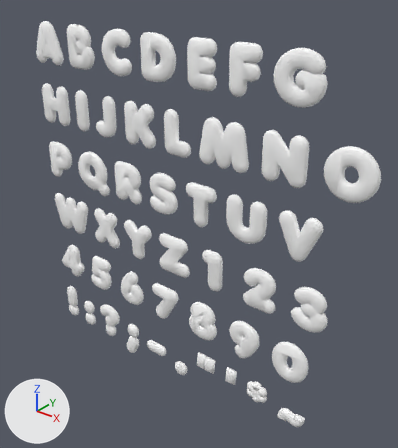
The FBX model assets/type.fbx: old version first, new version second.
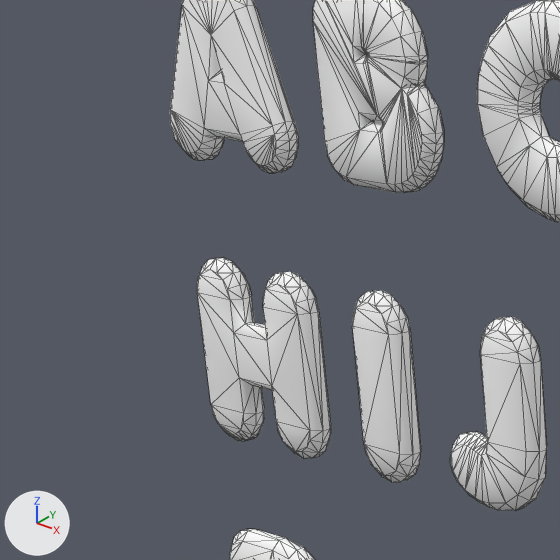
There are two pictures of each version: one whole from a camera (50 mm lens) standing at (2.549, -1.847, 0.494) and looking at (0.987, 0.106, -0.717), one close up on the part from 0% to 30% of the width and 6% to 33% of the height. Every picture has the same lights, and +X, +Y and +Z are marked at lower left. The close-ups show mesh edges as thin lines. Where no turn or scale is listed for an object, it has been applied to the vertices.

Names of what the first close-up shows: 'A', 'B', 'C', 'H', 'I', 'J', 'P'.
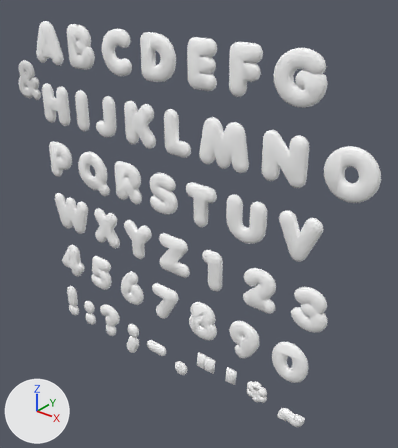
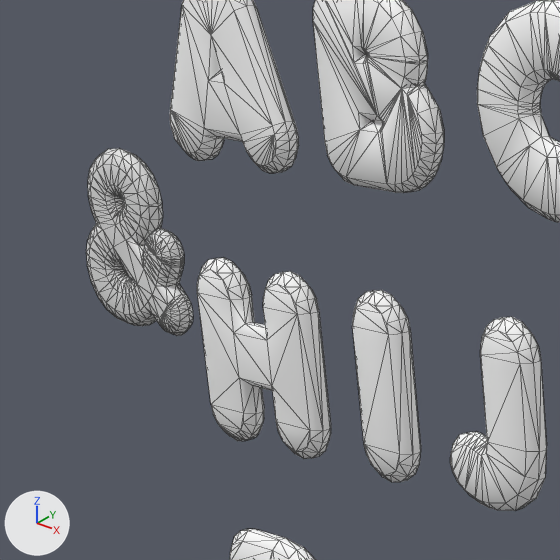
The edits, one by one:
Mesh me_text_001 is new.
It has 592 vertices, 1188 faces and spans x -0.217..-0.035, y -0.028..-0.002, z -0.224..-0.016.
Object '_and' (ob_and) is new; it shows me_text_001.
Its location is (0.0, 0.0, 0.0).

Location of each change, [x1, y1, x2, y2] in pixels of the close-ups (560 x 560 px):
'_and', added: after [86, 148, 193, 336]
